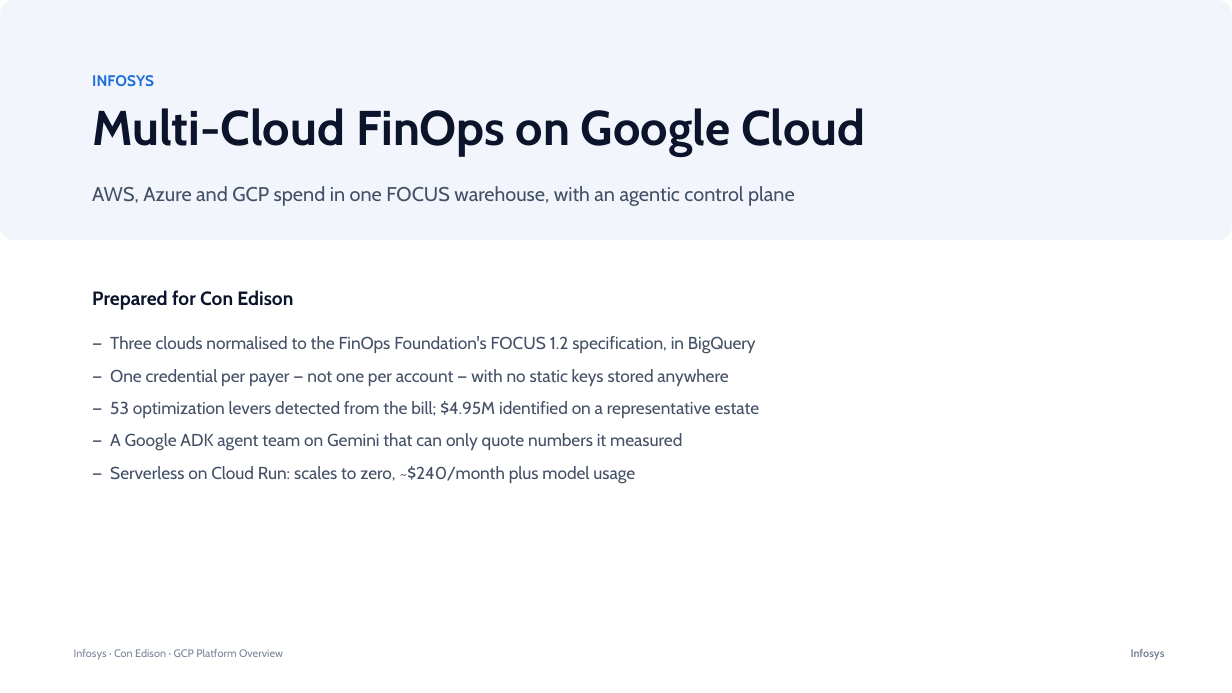
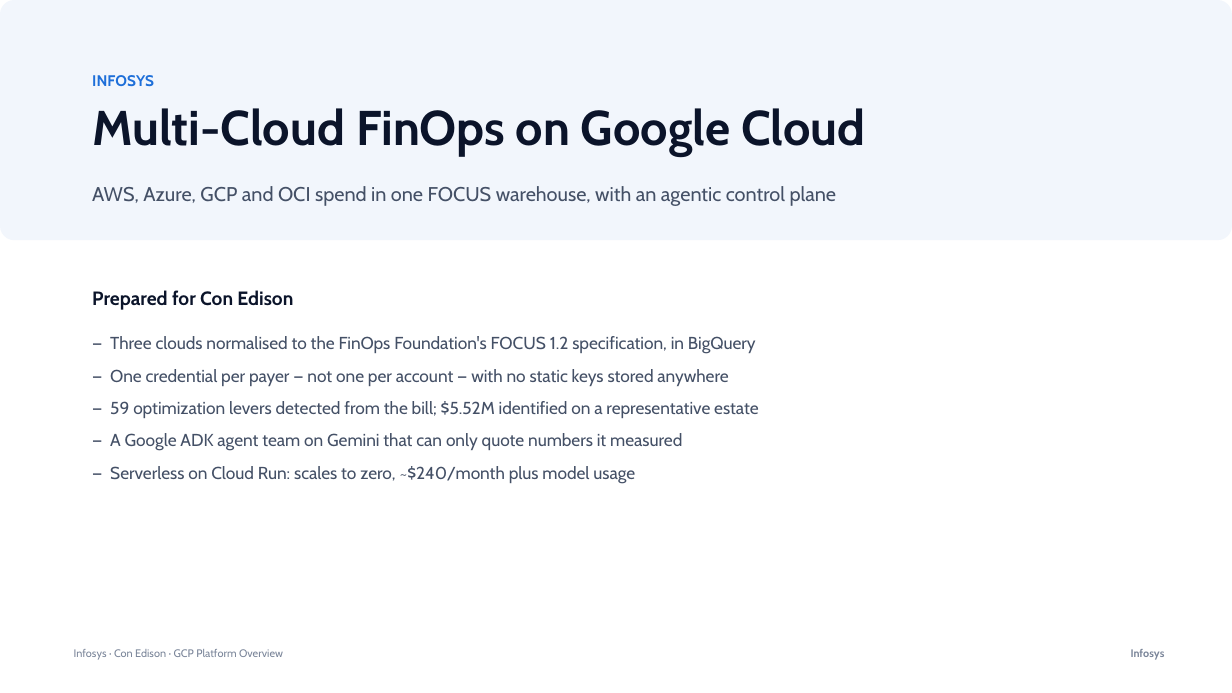
Before and after one commit to ajittgosavii/finops-gcp, a slide deck: slide 1 of Infosys_FinOps_GCP_Platform.pptx. Drawn at 1232x693 pixels with LibreOffice and Linux fonts; fonts in the diff are those of the drawing. Boxes give left, top, right and bottom in pixels: in the first picture for what was removed or moved away, otherwise in the second. Text is boxed around its words. In the diff, an @@ line names an element or a change of style, - is before the commit and + after.

```diff
--- a/Infosys_FinOps_GCP_Platform.pptx
+++ b/Infosys_FinOps_GCP_Platform.pptx
@@ text at (92, 186, 837, 206): text changed @@
-AWS, Azure and GCP spend in one FOCUS warehouse, with an agentic control plane
+AWS, Azure, GCP and OCI spend in one FOCUS warehouse, with an agentic control plane
@@ text at (110, 401, 759, 418): text changed @@
-— 53 optimization levers detected from the bill; $4.95M identified on a representative estate
+— 59 optimization levers detected from the bill; $5.52M identified on a representative estate
```
Also in this commit, not shown: 14 other slides changed, 24 other files.
